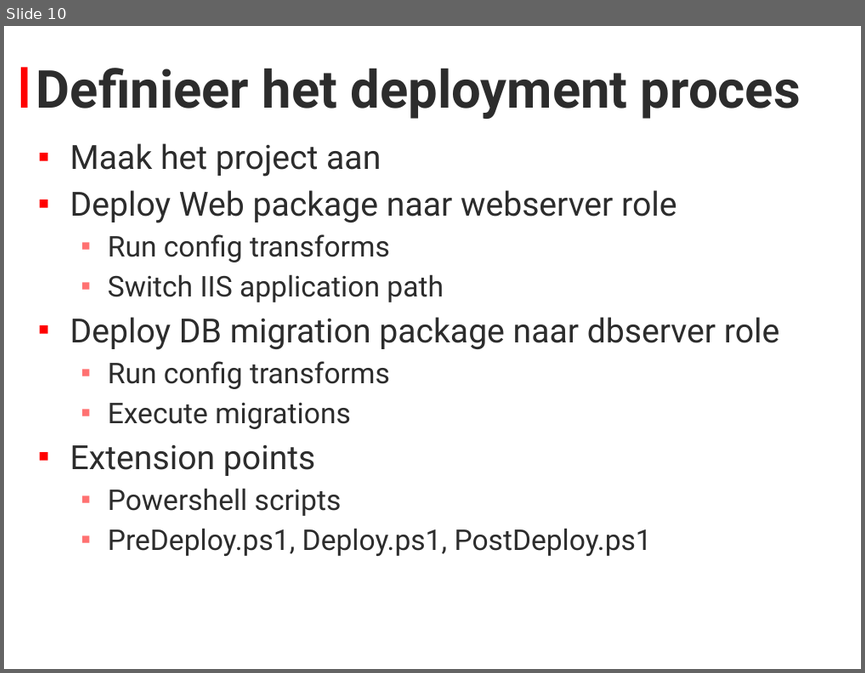
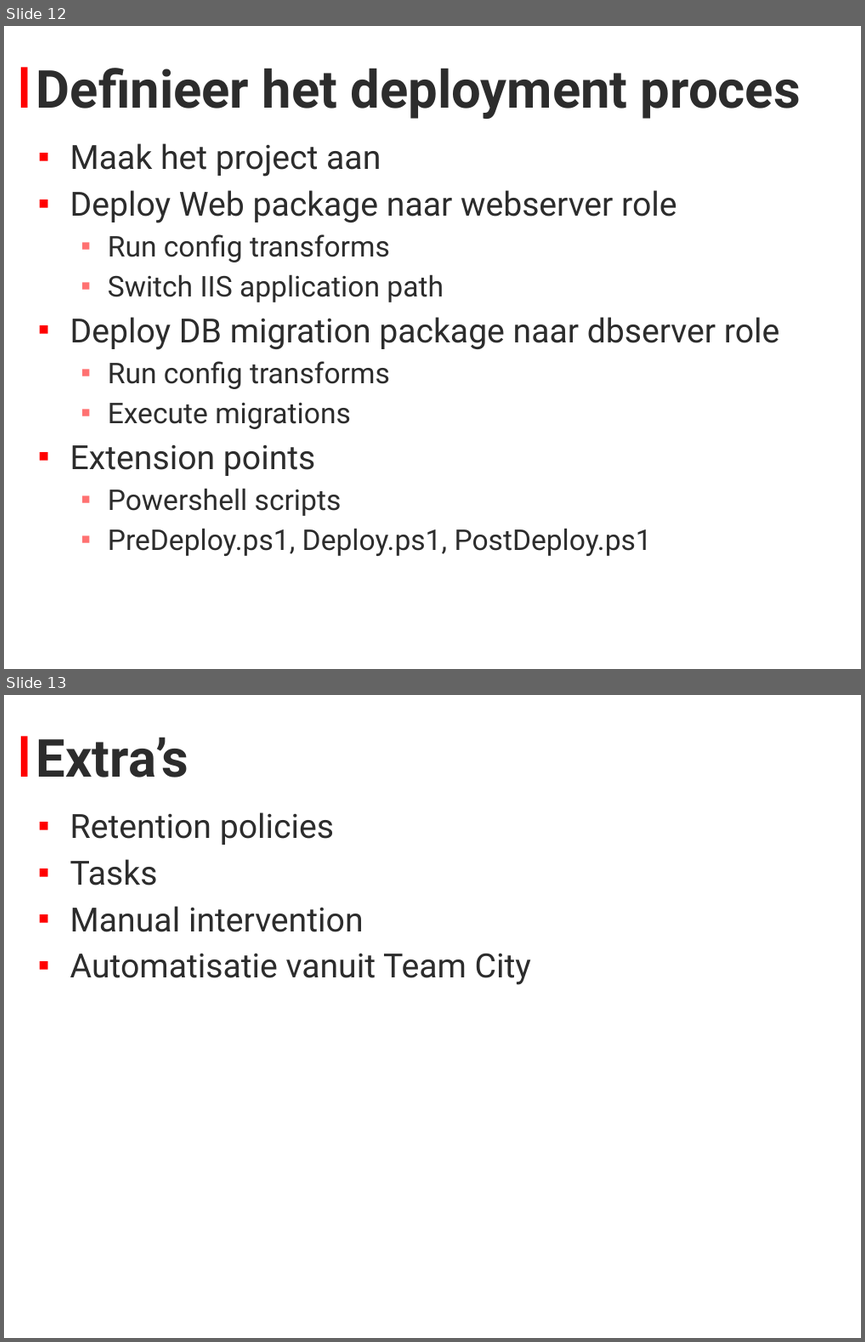
Before and after one commit to stevenlauwers22/OctopusDeploy.Bootcamp, a slide deck: Presentatie.pptx. Shown one above the other, each under a label of ours: slide 10 before the commit, slides 12 and 13 after it. The pictures are 865x673 and 865x1342 pixels, drawn with LibreOffice and Linux fonts; fonts in the diff are those of the drawing; background and template pictures are left out. Boxes give left, top, right and bottom in pixels: in the first picture for what was removed or moved away, otherwise in the second. Text is boxed around its words. In the diff, an @@ line names an element or a change of style, - is before the commit and + after.

```diff
--- a/Presentatie.pptx
+++ b/Presentatie.pptx
@@ slide 13 added at (4,695,861,1338), background #FFFFFF; not listed: 1 template element that a slide beside it also shows @@
@@ title added at (36,737,189,777), 44 pt, text #2C2C2C, bold @@
+Extra’s
@@ text added at (70,812,531,985), 28 pt, text #2C2C2C @@
+▪ Retention policies
+▪ Tasks
+▪ Manual intervention
+▪ Automatisatie vanuit Team City
@@ what was slide 10 is now slide 12 @@
```
Also in this commit, not shown: 4 slides changed, 2 other slides added, 1 other file.
